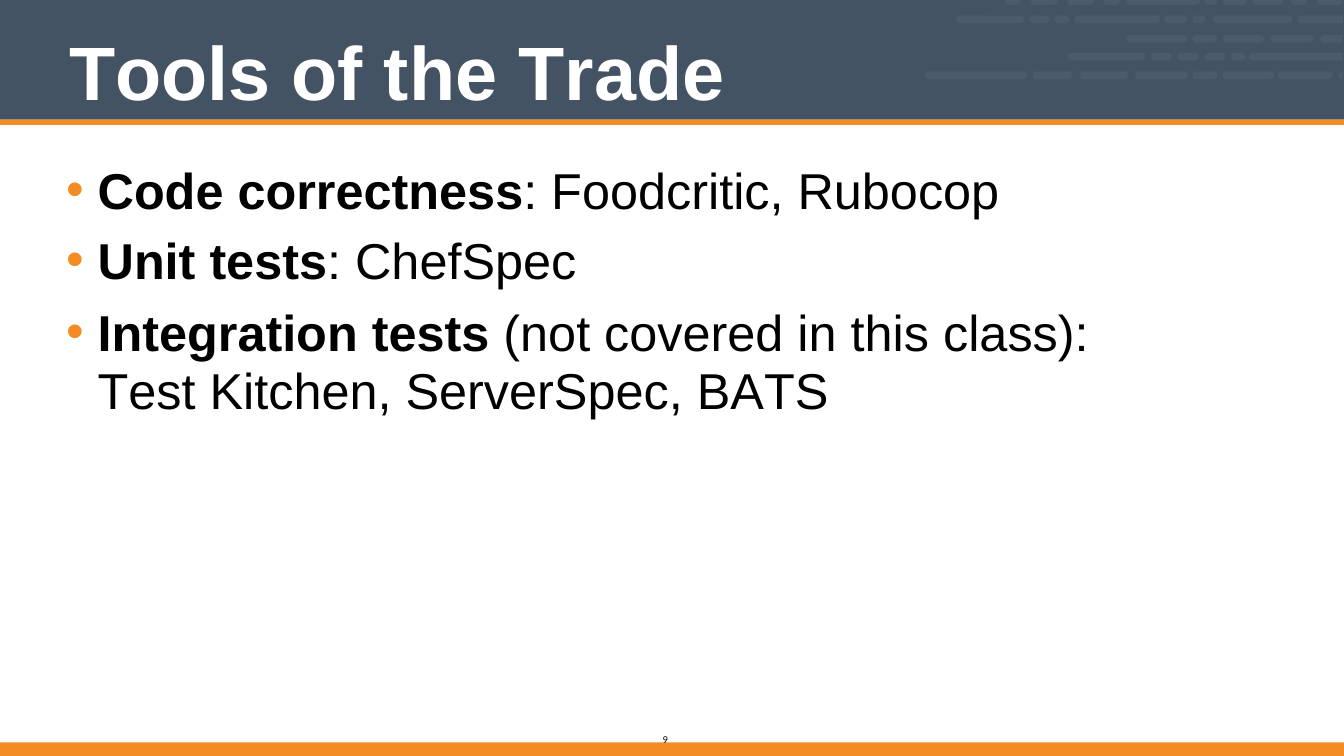
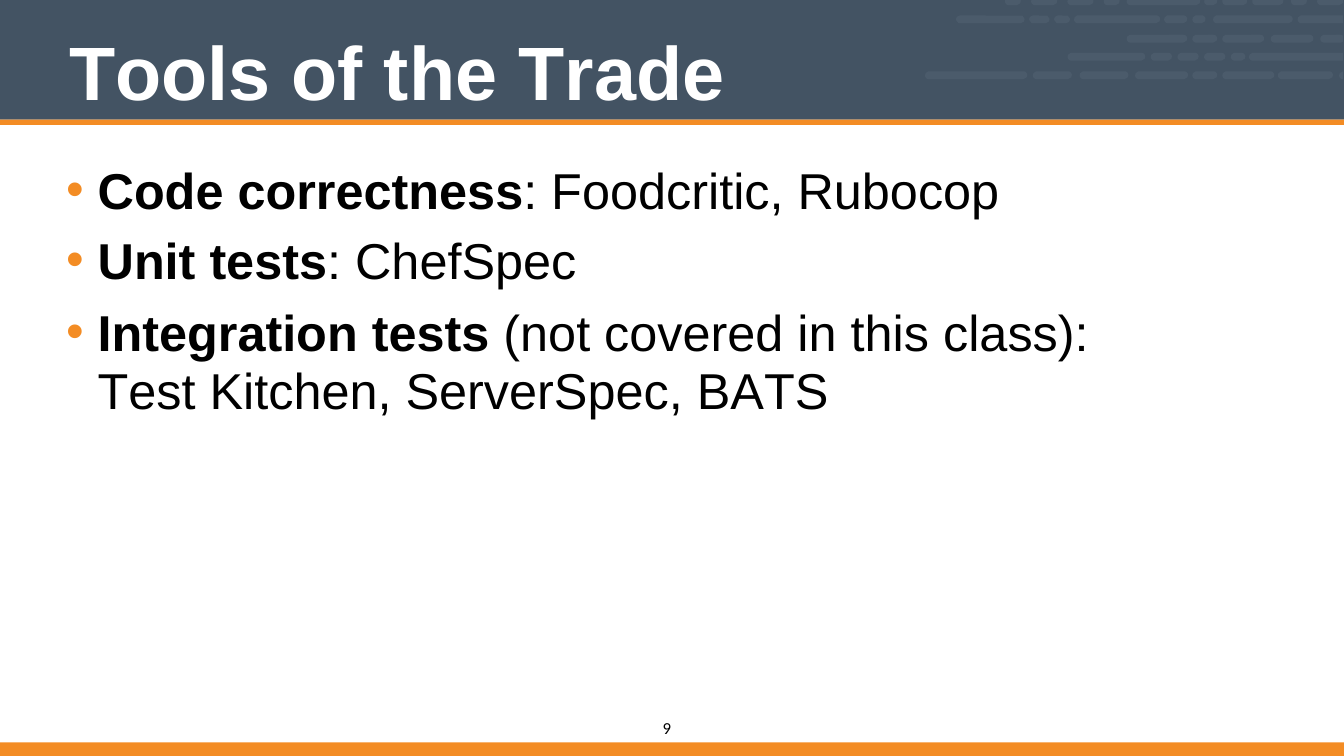
Before and after one commit to vinyar/chef-intermediate, a slide deck: slide 9 of Modules/09-Chef_Intermediate.pptx. Drawn at 1344x756 pixels with LibreOffice and Linux fonts; fonts in the diff are those of the drawing. Boxes give left, top, right and bottom in pixels: in the first picture for what was removed or moved away, otherwise in the second. Text is boxed around its words. In the diff, an @@ line names an element or a change of style, - is before the commit and + after.

Commit message:
Completed Updates

```diff
--- a/Modules/09-Chef_Intermediate.pptx
+++ b/Modules/09-Chef_Intermediate.pptx
@@ page number: place and size @@
-page number at <box>663,734,668,746</box>
+page number at <box>663,723,671,734</box>
@@ page number at <box>663,723,671,734</box>: size 10 to 16 pt @@
```
Also in this commit, not shown: 7 other slides changed.
